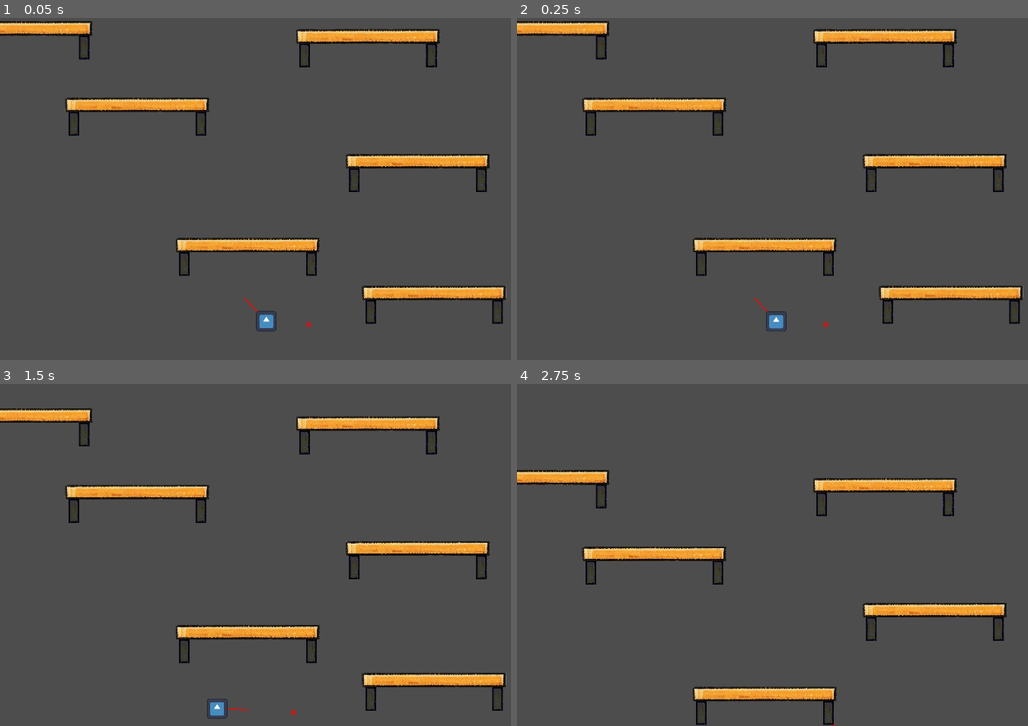
Above: before the commit, frames 1-4 (two rows, left to right).
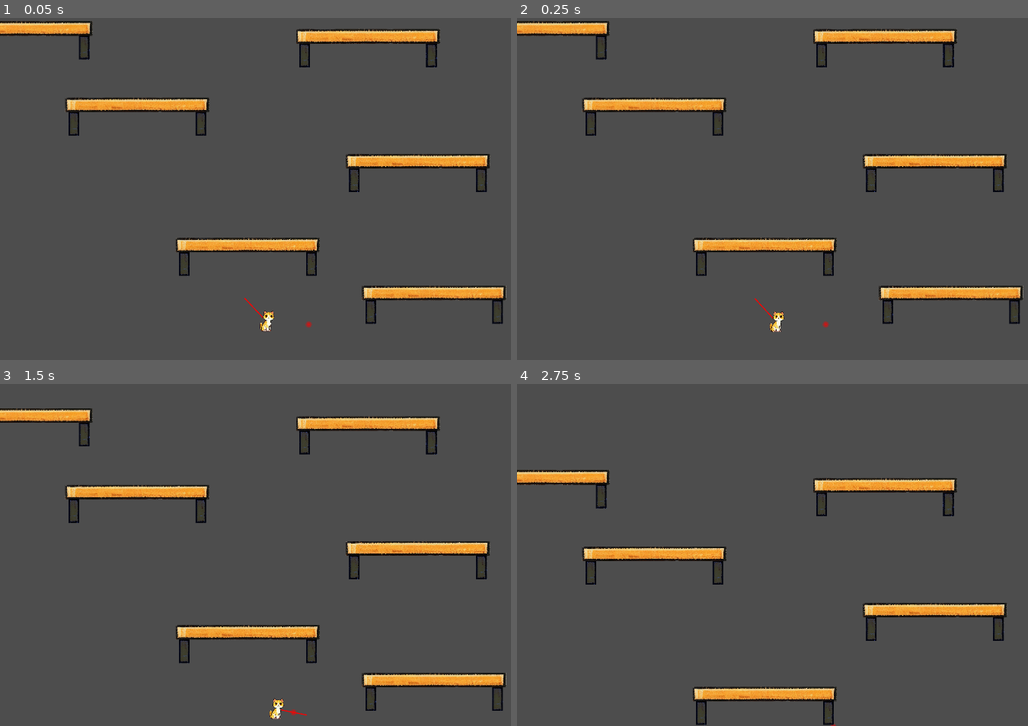
Above: after the commit, the same moments.

Repository: leogeier/ggj24-lasercats
Game: Godot game, scene res://leon.tscn
Same seed, same stepped clock (60 frames per second), same inputs: the game is played once before the commit and once after it. This scene is started directly instead of the project's main scene. The engine's default icon, where the game draws it, is replaced by a stand-in: a white triangle on a blue panel in a dark square.
Inputs (mouse positions are in pixels of both pictures, inside the frame that each line leads up to):
- Up to frame 1 (0.05 s): no input
- Up to frame 2 (0.25 s): no input
- Up to frame 3 (1.5 s): tap Enter at 0.5 s; move the mouse to (337, 555) at 0.52 s; hold Up (ui_up) from 0.53 s (still down); move the mouse to (275, 555) at 1.27 s
- Up to frame 4 (2.75 s): keep holding Up (ui_up); move the mouse to (838, 548) at 2.02 s

The runs differ from the first frame. In frame 1, 0.2% of the frame differs, in the area x 50-55%, y 85-92%; in frame 2, 0.2%; in frame 3, 0.3%, in the area x 40-61%, y 91-98%; in frame 4, nothing differs.

Commit message:
Cat with image

Diff:
--- a/game/leon.tscn
+++ b/game/leon.tscn
@@ -32,26 +32,27 @@
 
 [node name="Shelf" parent="." instance=ExtResource("4_x3774")]
 position = Vector2(1432, 872)
+side_offset = 0.0
 
 [node name="Shelf2" parent="." instance=ExtResource("4_x3774")]
 position = Vector2(845, 721)
-difficulty = 129.035
+side_offset = 0.0
 
 [node name="Shelf3" parent="." instance=ExtResource("4_x3774")]
 position = Vector2(1381, 456)
-difficulty = 129.035
+side_offset = 0.0
 
 [node name="Shelf4" parent="." instance=ExtResource("4_x3774")]
 position = Vector2(497, 278)
-difficulty = 129.035
+side_offset = 0.0
 
 [node name="Shelf5" parent="." instance=ExtResource("4_x3774")]
 position = Vector2(1224, 62)
-difficulty = 129.035
+side_offset = 0.0
 
 [node name="Shelf6" parent="." instance=ExtResource("4_x3774")]
 position = Vector2(129, 37)
-difficulty = 129.035
+side_offset = 0.0
 
 [node name="Window" parent="." instance=ExtResource("5_pluiw")]
 position = Vector2(143, -58)
--- a/game/scenes/cat/cat.tscn
+++ b/game/scenes/cat/cat.tscn
@@ -1,17 +1,54 @@
-[gd_scene load_steps=6 format=3 uid="uid://bh28ccd421trc"]
+[gd_scene load_steps=11 format=3 uid="uid://bh28ccd421trc"]
 
-[ext_resource type="Texture2D" uid="uid://b81n7ug8kyjut" path="res://icon.svg" id="1_4tj4y"]
 [ext_resource type="Script" path="res://scenes/cat/cat.gd" id="1_mcim8"]
+[ext_resource type="Texture2D" uid="uid://dorugsjjg745x" path="res://Animations/Sitting Tail Tapping Cycle.png" id="2_ve6i5"]
 
-[sub_resource type="CircleShape2D" id="CircleShape2D_ovqkm"]
-radius = 33.0151
+[sub_resource type="AtlasTexture" id="AtlasTexture_sjwwl"]
+atlas = ExtResource("2_ve6i5")
+region = Rect2(0, 0, 1223, 1120)
+
+[sub_resource type="AtlasTexture" id="AtlasTexture_81p4a"]
+atlas = ExtResource("2_ve6i5")
+region = Rect2(1223, 0, 1223, 1120)
+
+[sub_resource type="AtlasTexture" id="AtlasTexture_v340b"]
+atlas = ExtResource("2_ve6i5")
+region = Rect2(2446, 0, 1223, 1120)
+
+[sub_resource type="AtlasTexture" id="AtlasTexture_pmbcg"]
+atlas = ExtResource("2_ve6i5")
+region = Rect2(3669, 0, 1223, 1120)
+
+[sub_resource type="SpriteFrames" id="SpriteFrames_6udcb"]
+animations = [{
+"frames": [{
+"duration": 20.0,
+"texture": SubResource("AtlasTexture_sjwwl")
+}, {
+"duration": 1.0,
+"texture": SubResource("AtlasTexture_81p4a")
+}, {
+"duration": 2.0,
+"texture": SubResource("AtlasTexture_v340b")
+}, {
+"duration": 1.3,
+"texture": SubResource("AtlasTexture_pmbcg")
+}],
+"loop": true,
+"name": &"idle",
+"speed": 12.0
+}]
+
+[sub_resource type="CapsuleShape2D" id="CapsuleShape2D_r2qut"]
+radius = 18.19
+height = 64.0
 
 [sub_resource type="RectangleShape2D" id="RectangleShape2D_xupk3"]
 size = Vector2(64, 1)
 
 [sub_resource type="CapsuleShape2D" id="CapsuleShape2D_fi3d3"]
-radius = 290.0
-height = 930.0
+radius = 195.0
+height = 496.0
 
 [node name="Cat" type="RigidBody2D" groups=["cat"]]
 position = Vector2(1, 0)
@@ -23,14 +60,17 @@
 continuous_cd = 2
 script = ExtResource("1_mcim8")
 
-[node name="Icon" type="Sprite2D" parent="."]
+[node name="Icon" type="AnimatedSprite2D" parent="."]
 unique_name_in_owner = true
-scale = Vector2(0.5, 0.5)
-texture = ExtResource("1_4tj4y")
+position = Vector2(-4, 0)
+scale = Vector2(0.06, 0.06)
+sprite_frames = SubResource("SpriteFrames_6udcb")
+animation = &"idle"
+frame_progress = 0.19361
 
 [node name="CollisionShape2D" type="CollisionShape2D" parent="."]
 unique_name_in_owner = true
-shape = SubResource("CircleShape2D_ovqkm")
+shape = SubResource("CapsuleShape2D_r2qut")
 
 [node name="GroundCheck" type="Area2D" parent="."]
 unique_name_in_owner = true
@@ -46,7 +86,6 @@
 
 [node name="CollisionShape2D" type="CollisionShape2D" parent="LaserCheck"]
 position = Vector2(-1, -157)
-rotation = 1.57079
 shape = SubResource("CapsuleShape2D_fi3d3")
 
 [node name="JumpTimer" type="Timer" parent="."]
